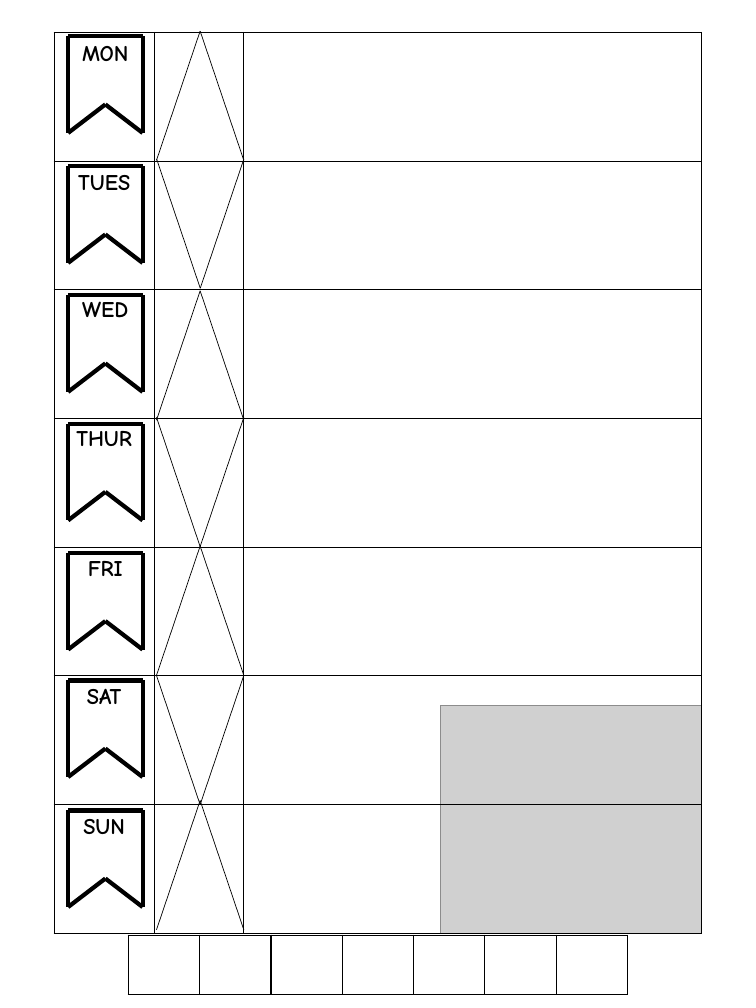
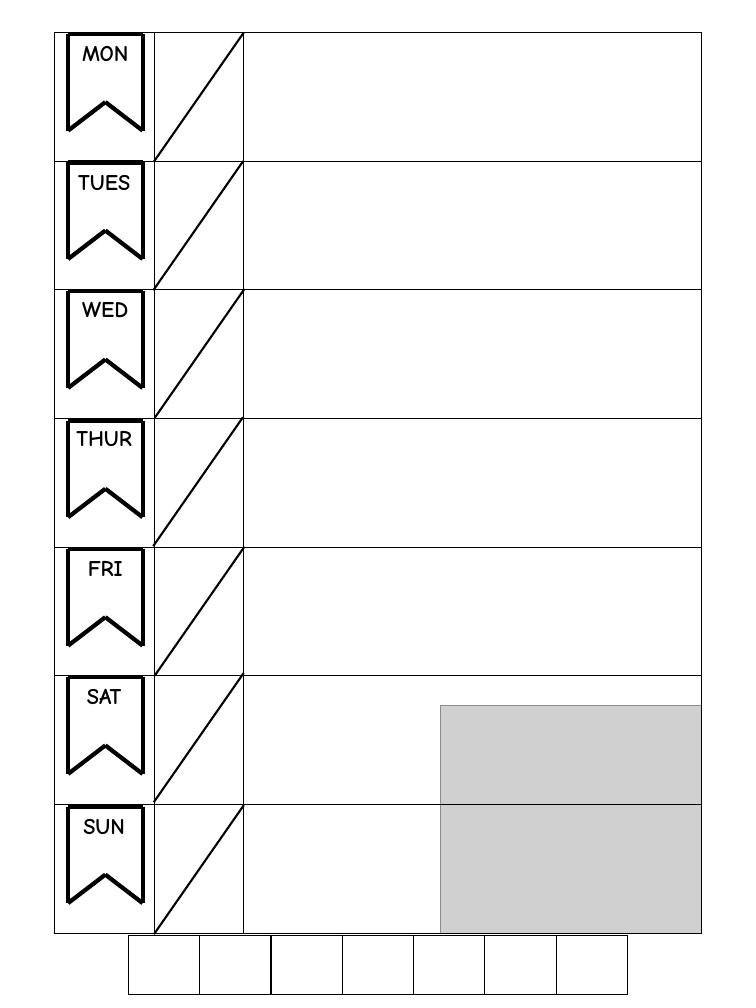
Before and after one commit to cds70409/cds70409.github.io, a slide deck: slide 26 of bujo_printouts.pptx. Drawn at 756x1008 pixels with LibreOffice and Linux fonts; fonts in the diff are those of the drawing; grey boxes stand for pictures. Boxes give left, top, right and bottom in pixels: in the first picture for what was removed or moved away, otherwise in the second. Text is boxed around its words. In the diff, an @@ line names an element or a change of style, - is before the commit and + after.

Commit message:
12/20 last minute updates

```diff
--- a/bujo_printouts.pptx
+++ b/bujo_printouts.pptx
@@ line moved from (156, 160) - (201, 31) to (244, 32) - (154, 161) @@
@@ line (244, 32) - (154, 161): stroke #000000 0.5 pt to #000000 1.5 pt @@
@@ line removed from (201, 31) to (244, 160) @@
@@ line moved from (156, 159) - (201, 288) to (243, 161) - (153, 290) @@
@@ line (243, 161) - (153, 290): stroke #000000 0.5 pt to #000000 1.5 pt @@
@@ line removed from (201, 288) to (244, 159) @@
@@ line moved from (156, 420) - (201, 291) to (244, 289) - (154, 418) @@
@@ line (244, 289) - (154, 418): stroke #000000 0.5 pt to #000000 1.5 pt @@
@@ line removed from (201, 291) to (244, 420) @@
@@ line moved from (156, 417) - (201, 546) to (243, 417) - (153, 546) @@
@@ line (243, 417) - (153, 546): stroke #000000 0.5 pt to #000000 1.5 pt @@
@@ line removed from (201, 546) to (244, 417) @@
@@ line moved from (156, 675) - (201, 546) to (244, 546) - (154, 675) @@
@@ line (244, 546) - (154, 675): stroke #000000 0.5 pt to #000000 1.5 pt @@
@@ line removed from (201, 546) to (244, 675) @@
@@ 32 lines: place and size @@
-32 lines at box(69, 105, 143, 907)
+32 lines at box(69, 102, 143, 903)
@@ line moved from (156, 675) - (201, 804) to (244, 673) - (154, 802) @@
@@ line (244, 673) - (154, 802): stroke #000000 0.5 pt to #000000 1.5 pt @@
@@ line removed from (201, 804) to (244, 675) @@
@@ line moved from (156, 929) - (201, 800) to (244, 805) - (154, 934) @@
@@ line (244, 805) - (154, 934): stroke #000000 0.5 pt to #000000 1.5 pt @@
@@ line removed from (201, 800) to (244, 929) @@
```
